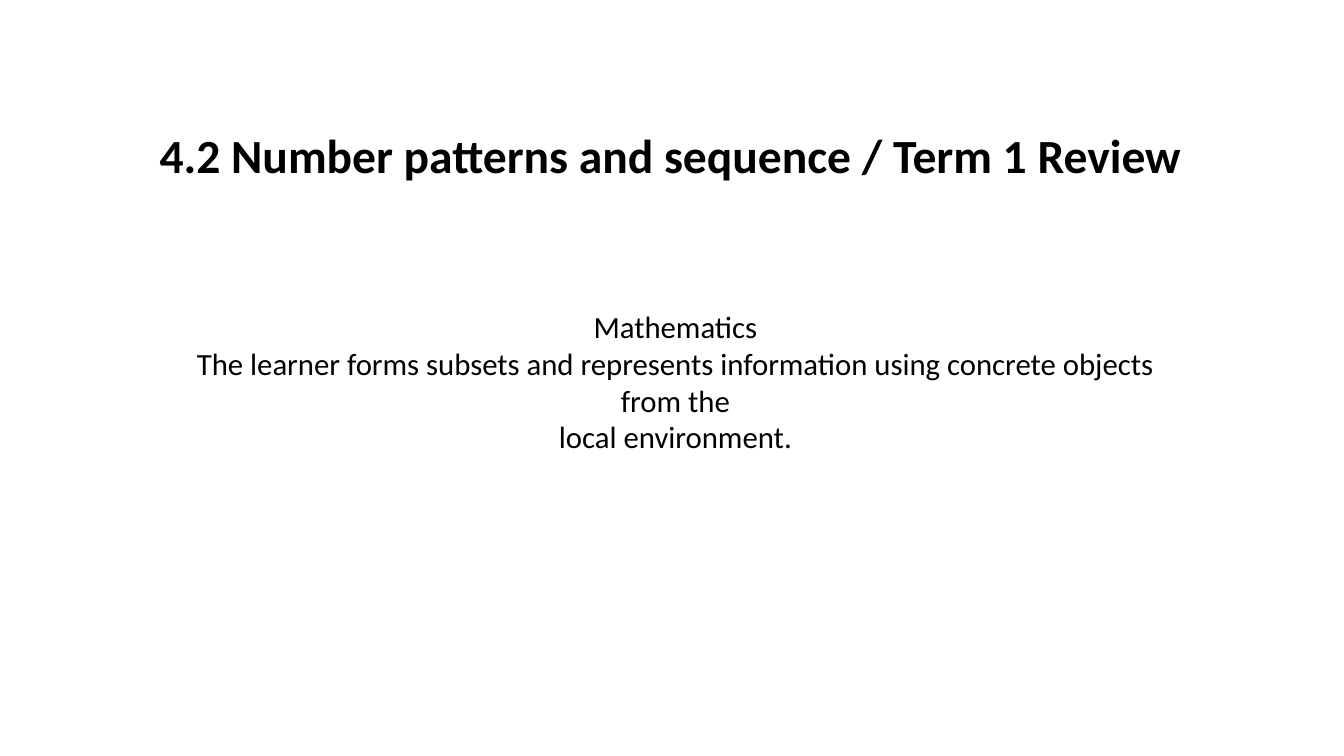
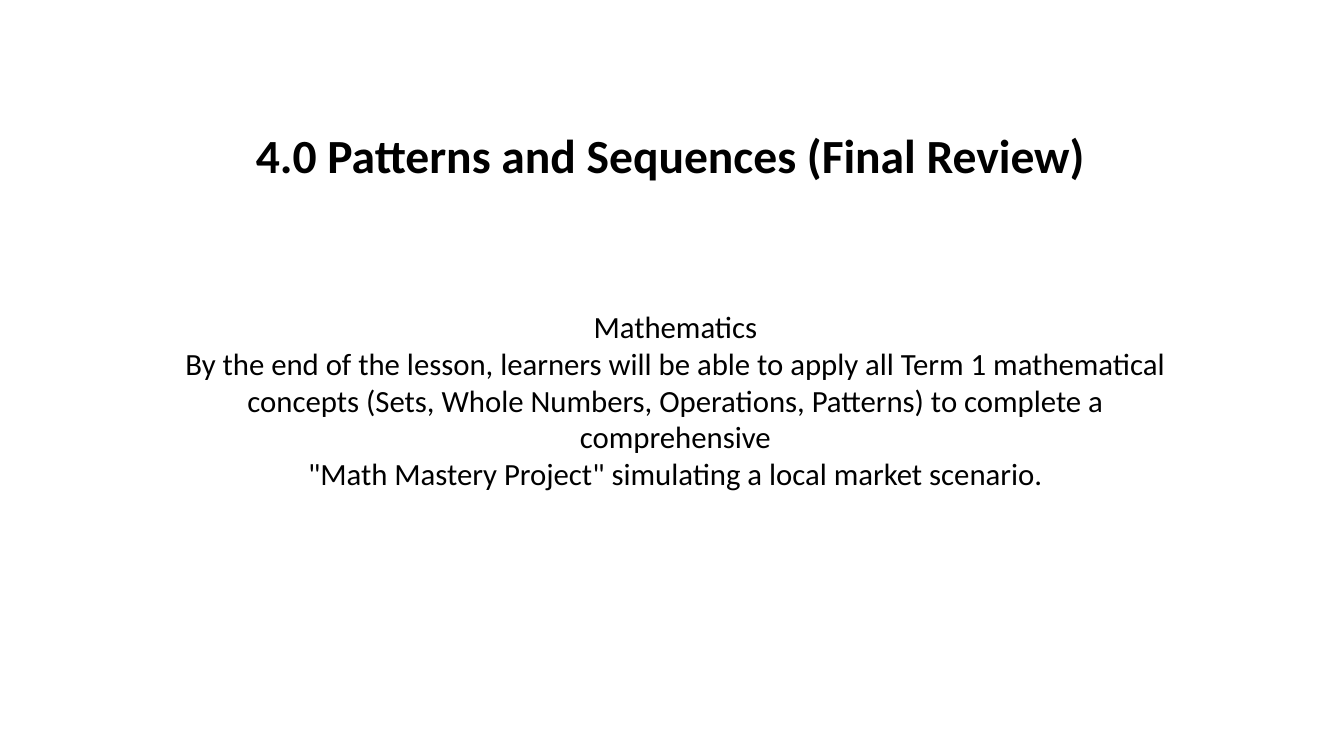
Before and after one commit to yousunjung84-edu/uganda-p7-mvp-20260629, a slide deck: slide 1 of uganda-p7-mvp/p7_t1_mathematics_1205/p7_t1_mathematics_1205.pptx. Drawn at 1344x756 pixels with LibreOffice and Linux fonts; fonts in the diff are those of the drawing. Boxes give left, top, right and bottom in pixels: in the first picture for what was removed or moved away, otherwise in the second. Text is boxed around its words. In the diff, an @@ line names an element or a change of style, - is before the commit and + after.

Commit message:
Use lesson metadata in eight-slide decks

```diff
--- a/uganda-p7-mvp/p7_t1_mathematics_1205/p7_t1_mathematics_1205.pptx
+++ b/uganda-p7-mvp/p7_t1_mathematics_1205/p7_t1_mathematics_1205.pptx
@@ text at [256, 138, 1085, 181]: text changed @@
-4.2 Number patterns and sequence / Term 1 Review
+4.0 Patterns and Sequences (Final Review)
@@ text at [185, 353, 1164, 491]: text changed @@
-The learner forms subsets and represents information using concrete objects from the
-local environment.
+By the end of the lesson, learners will be able to apply all Term 1 mathematical
+concepts (Sets, Whole Numbers, Operations, Patterns) to complete a comprehensive
+"Math Mastery Project" simulating a local market scenario.
```
Also in this commit, not shown: 1 other slide changed, 24 other files.
